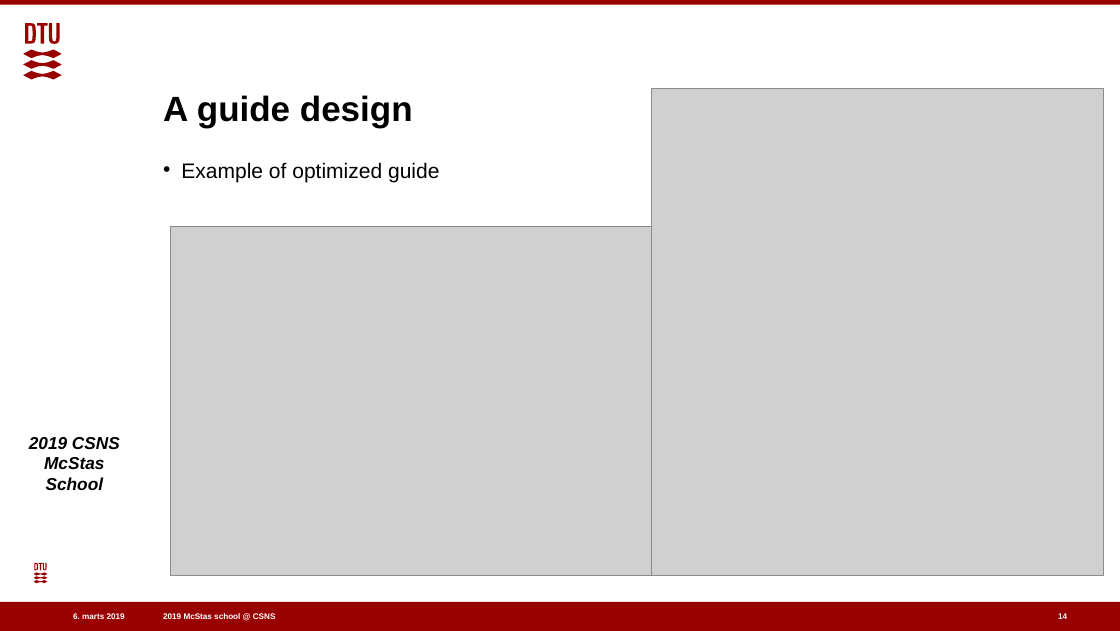
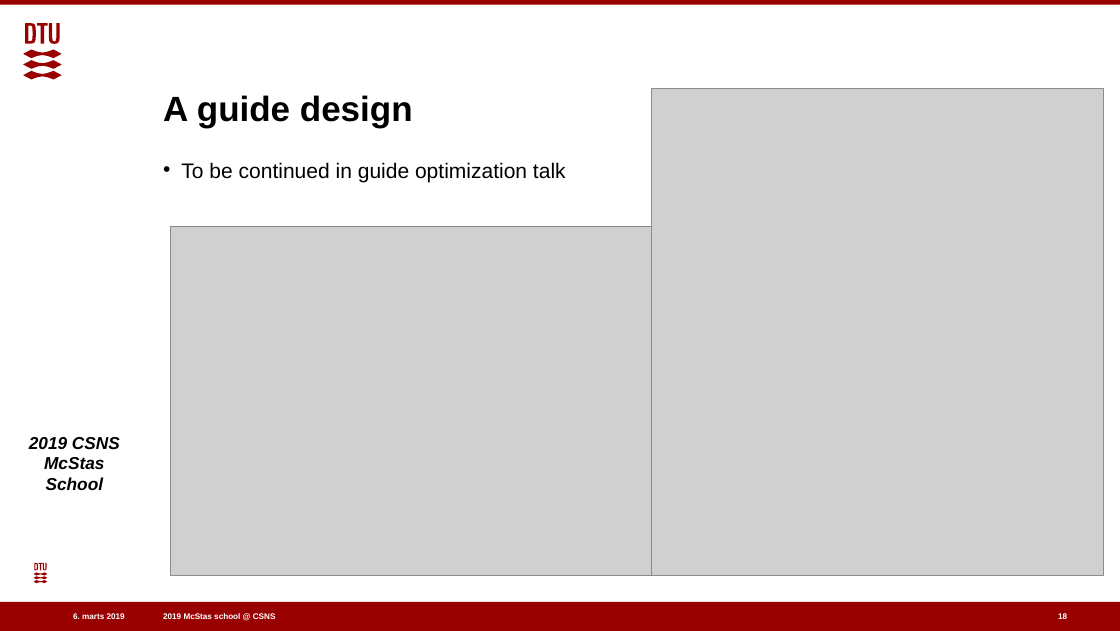
Before and after one commit to eddymaoui/Schools, a slide deck: slide 18 of CSNS_March_2019/2_Tuesday_March_26th/2_guides/guide_intro_talk.pptx (slide 14 before the commit). Drawn at 1120x631 pixels with LibreOffice and Linux fonts; fonts in the diff are those of the drawing; grey boxes stand for pictures; background and template pictures are left out. Boxes give left, top, right and bottom in pixels: in the first picture for what was removed or moved away, otherwise in the second. Text is boxed around its words. In the diff, an @@ line names an element or a change of style, - is before the commit and + after.

```diff
--- a/CSNS_March_2019/2_Tuesday_March_26th/2_guides/guide_intro_talk.pptx
+++ b/CSNS_March_2019/2_Tuesday_March_26th/2_guides/guide_intro_talk.pptx
@@ text at (181,162,566,182): text changed @@
-• Example of optimized guide
+• To be continued in guide optimization talk
@@ page number at (1058,613,1067,619): text changed @@
-14
+18
```
Also in this commit, not shown: 5 other slides changed, 4 slides added, 1 other file.
